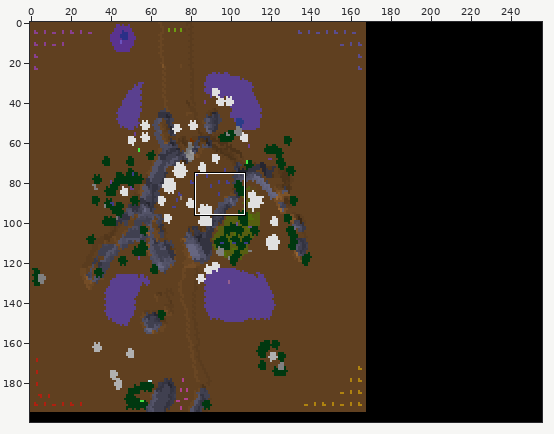
Two versions of one sprite sheet, Missions/_skirmish/Desert Storm/_P.png. The first picture is a wide view before the edit; the outline marks the close-up.
Close-up. Before:
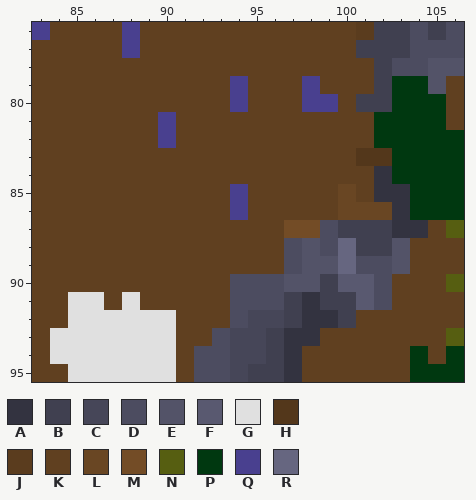
The file is 256x200 pixels. Colours within 5 levels of each other are drawn and written as one. Shown: x 83..106, y 76..95. The commit also changed other parts of the picture, which this record leaves out.
Palette (. is transparent): A #333340  B #404050  C #464658  D #4c4c60  E #535368  F #595970  G #e0e0e0  H #53371b  J #5a3c1e  K #604020  L #694623  M #734c26  N #565e11  P #003810  Q #49408f  R #666680
Pixels before, first column x 83:
76 QKKKKQKKKKKKKKKKKKJBBDBD
77 KKKKKQKKKKKKKKKKKKBBBDDD
78 KKKKKKKKKKKKKKKKKKKBDDEE
79 KKKKKKKKKKKQKKKQKKKBPPEK
80 KKKKKKKKKKKQKKKQQKBBPPPK
81 KKKKKKKQKKKKKKKKKKKPPPPK
82 KKKKKKKQKKKKKKKKKKKPPPPP
83 KKKKKKKKKKKKKKKKKKHHPPPP
84 KKKKKKKKKKKKKKKKKKKAPPPP
85 KKKKKKKKKKKQKKKKKLKAAPPP
86 KKKKKKKKKKKQKKKKKLLLAPPP
87 KKKKKKKKKKKKKKMMDBBBAAKN
88 KKKKKKKKKKKKKKDEDRBBEKKK
89 KKKKKKKKKKKKKKDEERDDEKKK
90 KKKKKKKKKKKDDDEEBFFDKKKN
91 KKGGKGKKKKKDDDBABBFDKKKK
92 KKGGGGGGKKKDCCBAABKKKKKK
93 KGGGGGGGKKDCCBAAKKKKKKKN
94 KGGGGGGGKDDCCBAKKKKKKPKP
95 KKGGGGGGKDDCBBAKKKKKKPPP
The same view after the edit:
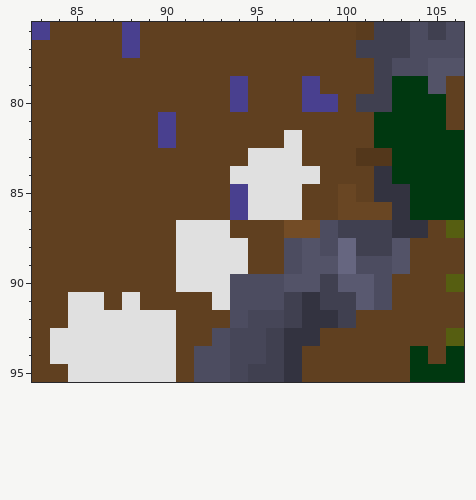
The edit:
y 82: x 97 K -> G
y 83: x 95..97 KKK -> GGG
y 84: x 94..98 KKKKK -> GGGGG
y 85..86: x 95..97 KKK -> GGG
y 87: x 91..93 KKK -> GGG
y 88..89: x 91..94 KKKK -> GGGG
y 90: x 91..93 KKK -> GGG
y 91: x 93 K -> G
Changed places in both close-ups, as pixel boxes (x1, y1, x2, y2):
changed: (176, 130, 320, 310)
